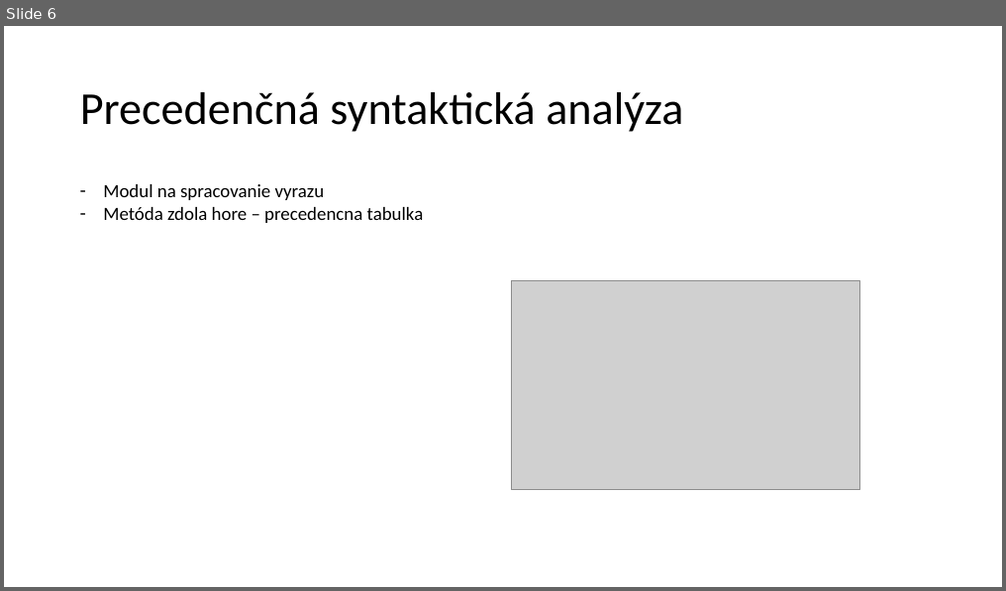
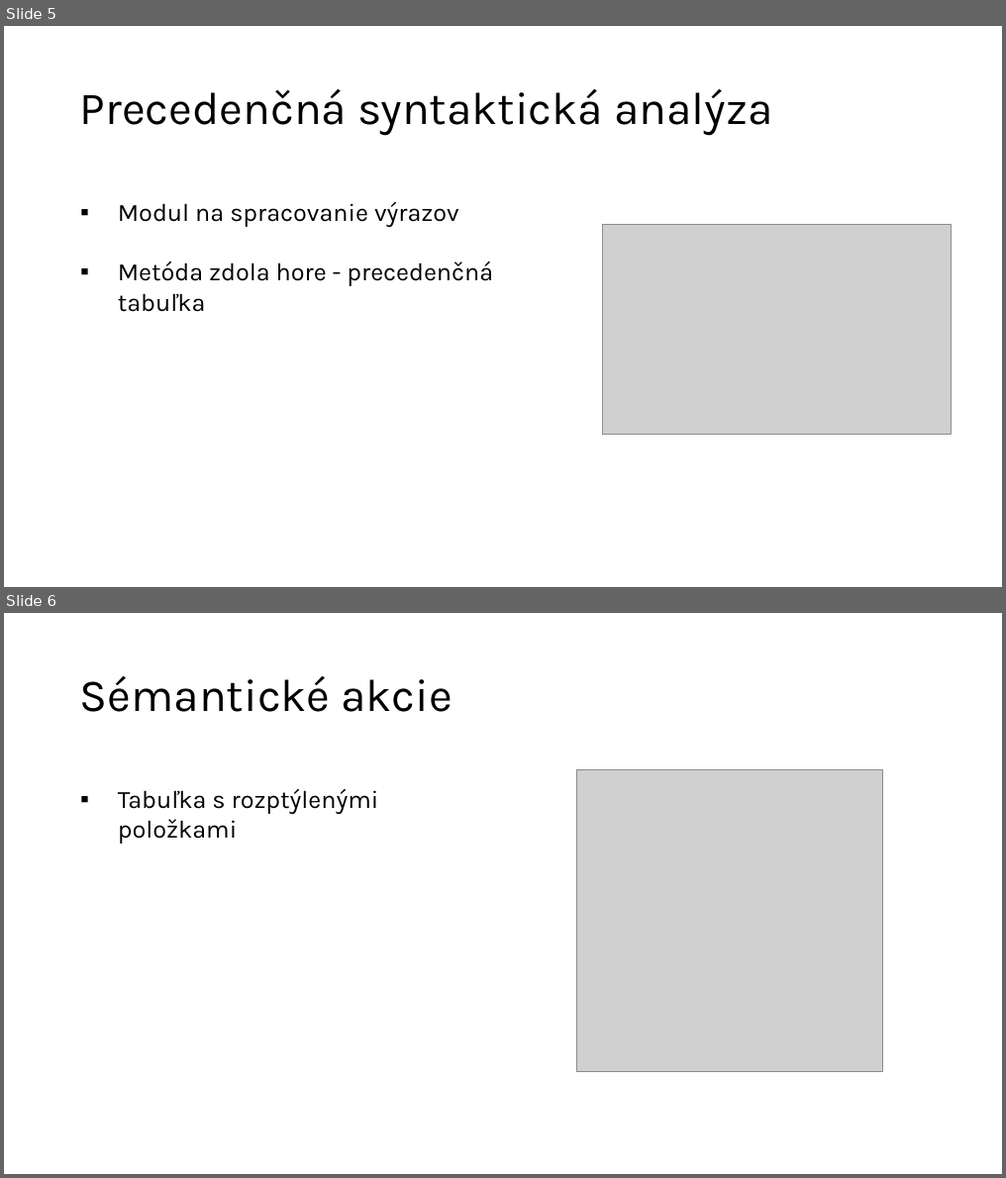
Before and after one commit to AndreiShchepa/BUT_COMPILER_2021, a slide deck: documentation/Presentation.pptx. Shown one above the other, each under a label of ours: slide 6 before the commit, slides 5 and 6 after it. The pictures are 1006x591 and 1006x1178 pixels, drawn with LibreOffice and Linux fonts; fonts in the diff are those of the drawing; grey boxes stand for pictures. Boxes give left, top, right and bottom in pixels: in the first picture for what was removed or moved away, otherwise in the second. Text is boxed around its words. In the diff, an @@ line names an element or a change of style, - is before the commit and + after.

```diff
--- a/documentation/Presentation.pptx
+++ b/documentation/Presentation.pptx
@@ slide 6 added at (4, 613, 1002, 1174), background #FFFFFF @@
@@ title added at (80, 675, 453, 712), 44 pt, text #000000 @@
+Sémantické akcie
@@ text added at (118, 789, 379, 844), 24 pt, text #000000 @@
+▪ Tabuľka s rozptýlenými položkami
@@ picture added at (576, 770, 883, 1072) @@
@@ what was slide 6 is now slide 5 @@
@@ slide 5 changed as well @@
@@ title "Precedenčná syntaktická analýza" at (80, 88, 772, 135): font Calibri to Karla @@
@@ text at (118, 202, 493, 312): text changed; size 18 to 24 pt; font Calibri to Karla @@
-– Modul na spracovanie vyrazu
-– Metóda zdola hore – precedencna tabulka
+▪ Modul na spracovanie výrazov
+▪ Metóda zdola hore - precedenčná tabuľka
@@ picture: place and size @@
-picture at (512, 280, 860, 490)
+picture at (603, 225, 951, 435)
```
Also in this commit, not shown: 5 other slides changed, 1 other slide added, 4 slides removed, 1 other file.
